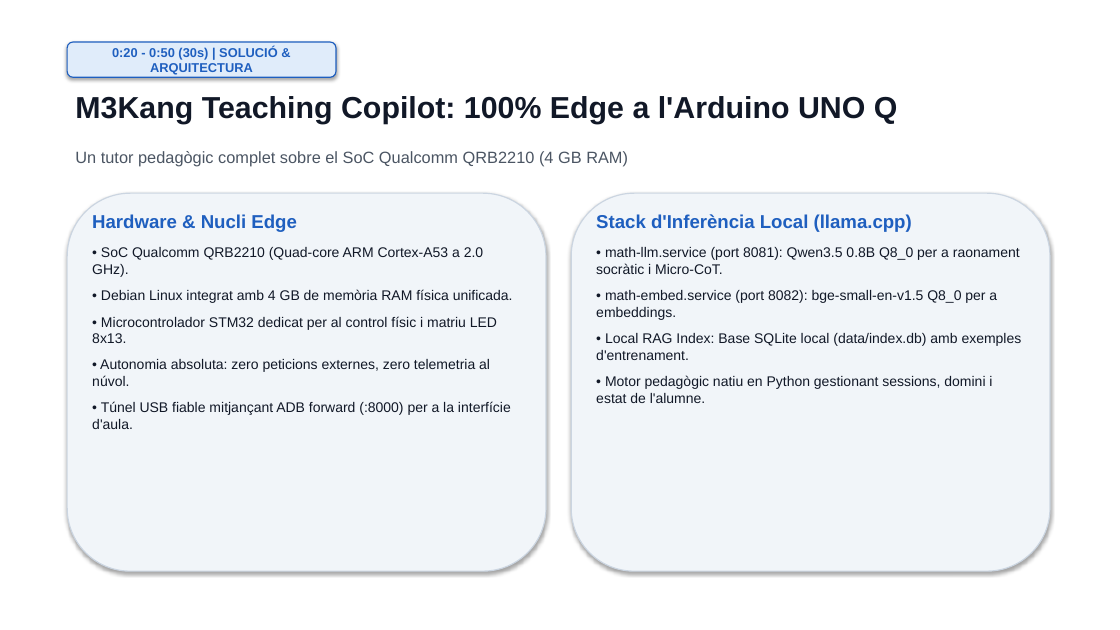
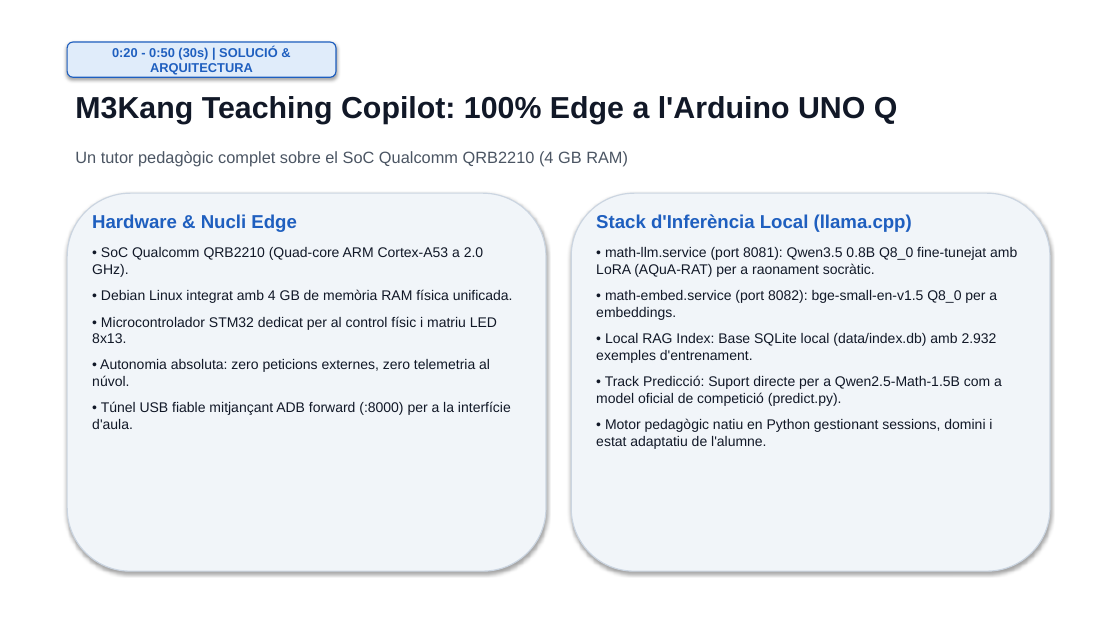
Before and after one commit to marcsanchezsala/datathon-UPC-maths-qualcomm-arduino-unoq, a slide deck: slide 2 of PITCH_TEACHING_COPILOT.pptx. Drawn at 1120x630 pixels with LibreOffice and Linux fonts; fonts in the diff are those of the drawing. Boxes give left, top, right and bottom in pixels: in the first picture for what was removed or moved away, otherwise in the second. Text is boxed around its words. In the diff, an @@ line names an element or a change of style, - is before the commit and + after.

Commit message:
docs: align documentation and presentations with Arduino on-board models (Math-1.5B solver & Qwen3.5-0.8B-aqua tutor)

```diff
--- a/PITCH_TEACHING_COPILOT.pptx
+++ b/PITCH_TEACHING_COPILOT.pptx
@@ text at <box>596,247,1017,277</box>: text changed @@
-• math-llm.service (port 8081): Qwen3.5 0.8B Q8_0 per a raonament socràtic i Micro-CoT.
+• math-llm.service (port 8081): Qwen3.5 0.8B Q8_0 fine-tunejat amb LoRA (AQuA-RAT) per a raonament socràtic.
@@ text at <box>596,333,1002,449</box>: text changed @@
-• Local RAG Index: Base SQLite local (data/index.db) amb exemples d'entrenament.
-• Motor pedagògic natiu en Python gestionant sessions, domini i estat de l'alumne.
+• Local RAG Index: Base SQLite local (data/index.db) amb 2.932 exemples d'entrenament.
+• Track Predicció: Suport directe per a Qwen2.5-Math-1.5B com a model oficial de competició (predict.py).
+• Motor pedagògic natiu en Python gestionant sessions, domini i estat adaptatiu de l'alumne.
```
Also in this commit, not shown: 8 other files.
